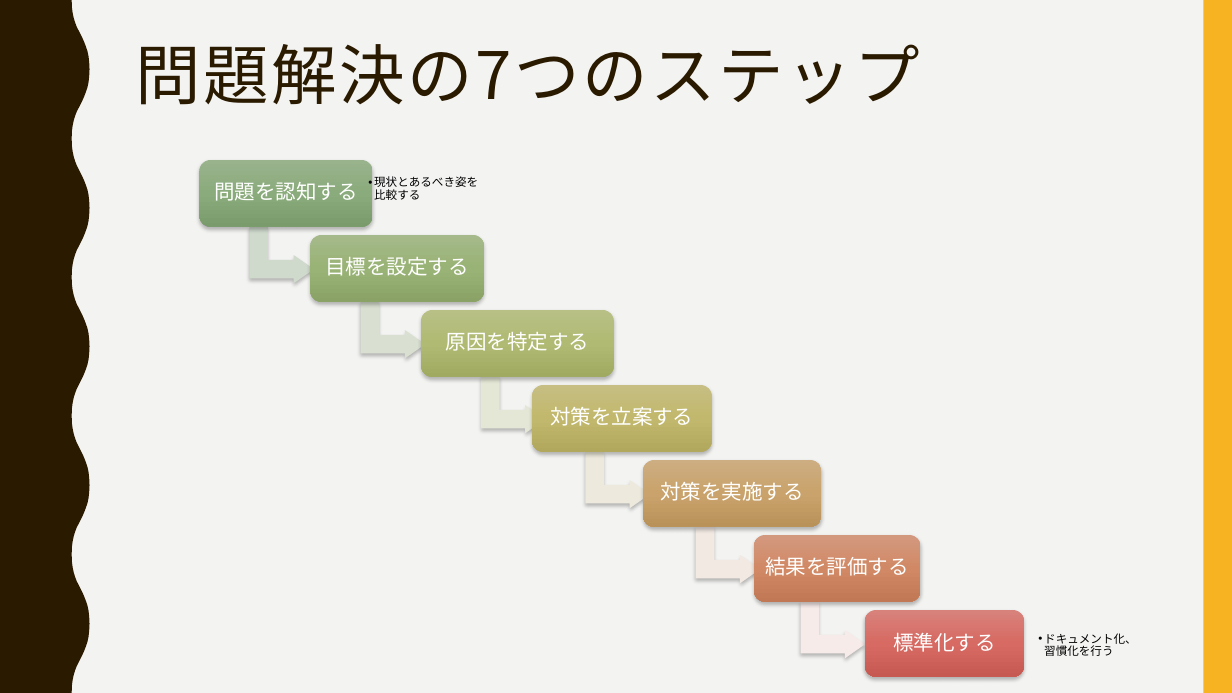
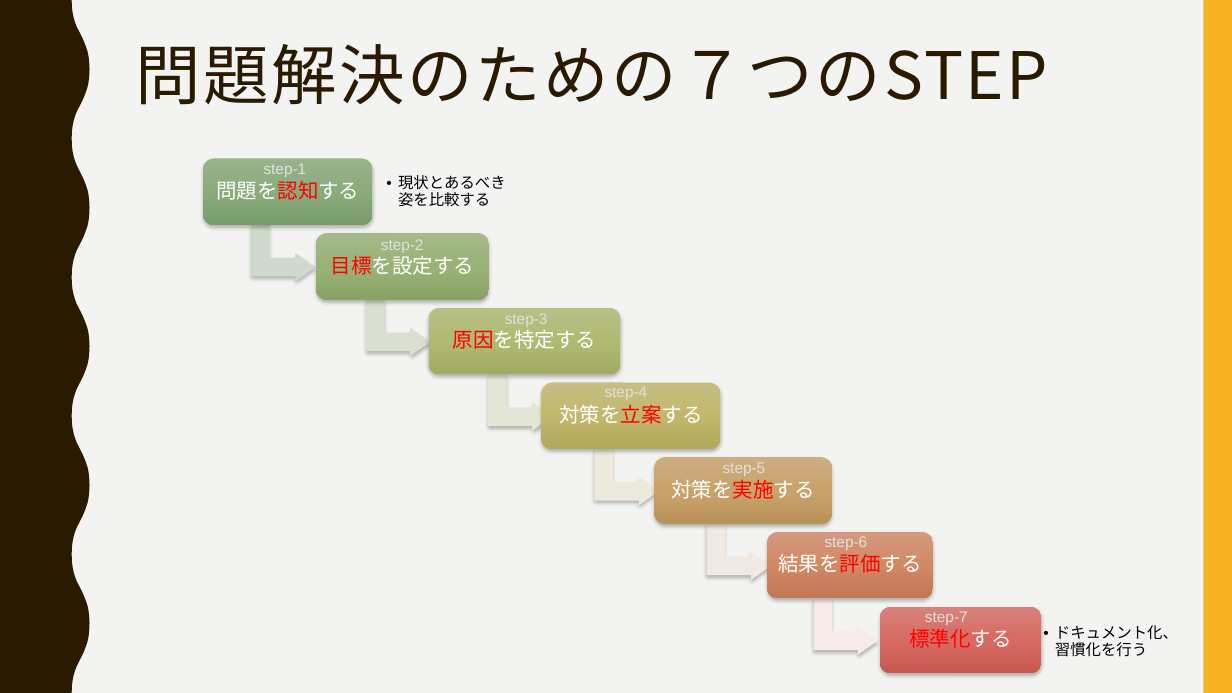
Before and after one commit to ssa-study/documents, a slide deck: slide 3 of ProblemSolvingForEngineer.pptx. Drawn at 1232x693 pixels with LibreOffice and Linux fonts; fonts in the diff are those of the drawing. Boxes give left, top, right and bottom in pixels: in the first picture for what was removed or moved away, otherwise in the second. Text is boxed around its words. In the diff, an @@ line names an element or a change of style, - is before the commit and + after.

```diff
--- a/ProblemSolvingForEngineer.pptx
+++ b/ProblemSolvingForEngineer.pptx
@@ title at [136, 44, 1049, 105]: text changed; font Noto Sans CJK JP to Noto Sans CJK SC @@
-問題解決の7つのステップ
+問題解決のための７つのSTEP
@@ text "問題を認知する" at [216, 181, 359, 200]: text colour #FFFFFF to #FF0000 in "問題を認知する" @@
@@ text added at [264, 163, 307, 177], 12 pt, text #E1E2DD @@
+step-1
@@ text "現状とあるべき姿を比較する": place and size @@
-text "現状とあるべき姿を比較する" at [374, 176, 478, 200]
+text "現状とあるべき姿を比較する" at [398, 175, 506, 206]
@@ text "現状とあるべき姿を比較する" at [398, 175, 506, 206]: size 9 to 12 pt; indent changed @@
@@ text "目標を設定する" at [331, 252, 474, 275]: text colour #FFFFFF to #FF0000 in "目標を設定する" @@
@@ text added at [381, 239, 424, 253], 12 pt, text #E1E2DD @@
+step-2
@@ text "原因を特定する" at [453, 330, 596, 349]: text colour #FFFFFF to #FF0000 in "原因を特定する" @@
@@ text added at [505, 313, 548, 327], 12 pt, text #E1E2DD @@
+step-3
@@ 2 bent up arrows, 1 rounded rectangle: place and size @@
-2 bent up arrows, 1 rounded rectangle at [311, 235, 546, 433]
+2 bent up arrows, 1 rounded rectangle at [316, 233, 552, 431]
@@ text "対策を立案する" at [559, 404, 702, 424]: text colour #FFFFFF to #FF0000 in "対策を立案する" @@
@@ text added at [605, 386, 648, 400], 12 pt, text #E1E2DD @@
+step-4
@@ rounded rectangle: place and size @@
-rounded rectangle at [643, 460, 822, 527]
+rounded rectangle at [654, 457, 832, 524]
@@ text "対策を実施する": place and size @@
-text "対策を実施する" at [661, 482, 804, 501]
+text "対策を実施する" at [671, 480, 814, 499]
@@ text "対策を実施する" at [671, 480, 814, 499]: text colour #FFFFFF to #FF0000 in "対策を実施する" @@
@@ text added at [723, 462, 766, 476], 12 pt, text #E1E2DD @@
+step-5
@@ 2 texts, 2 rounded rectangles, 2 bent up arrows: place and size @@
-2 texts, 2 rounded rectangles, 2 bent up arrows at [421, 310, 760, 584]
+2 texts, 2 rounded rectangles, 2 bent up arrows at [429, 308, 771, 581]
@@ text "結果を評価する" at [778, 554, 921, 573]: text colour #FFFFFF to #FF0000 in "結果を評価する" @@
@@ text added at [825, 536, 868, 550], 12 pt, text #E1E2DD @@
+step-6
@@ 2 texts, 2 rounded rectangles, 1 bent up arrow: place and size @@
-2 texts, 2 rounded rectangles, 1 bent up arrow at [754, 535, 1024, 677]
+2 texts, 2 rounded rectangles, 1 bent up arrow at [767, 532, 1042, 674]
@@ text "標準化する" at [909, 629, 1011, 648]: text colour #FFFFFF to #FF0000 in "標準化する" @@
@@ text added at [925, 611, 968, 625], 12 pt, text #E1E2DD @@
+step-7
@@ text "ドキュメント化、習慣化を行う" at [1055, 625, 1178, 657]: size 9 to 12 pt; indent changed @@
```
Also in this commit, not shown: 8 other slides changed, 1 other file.
